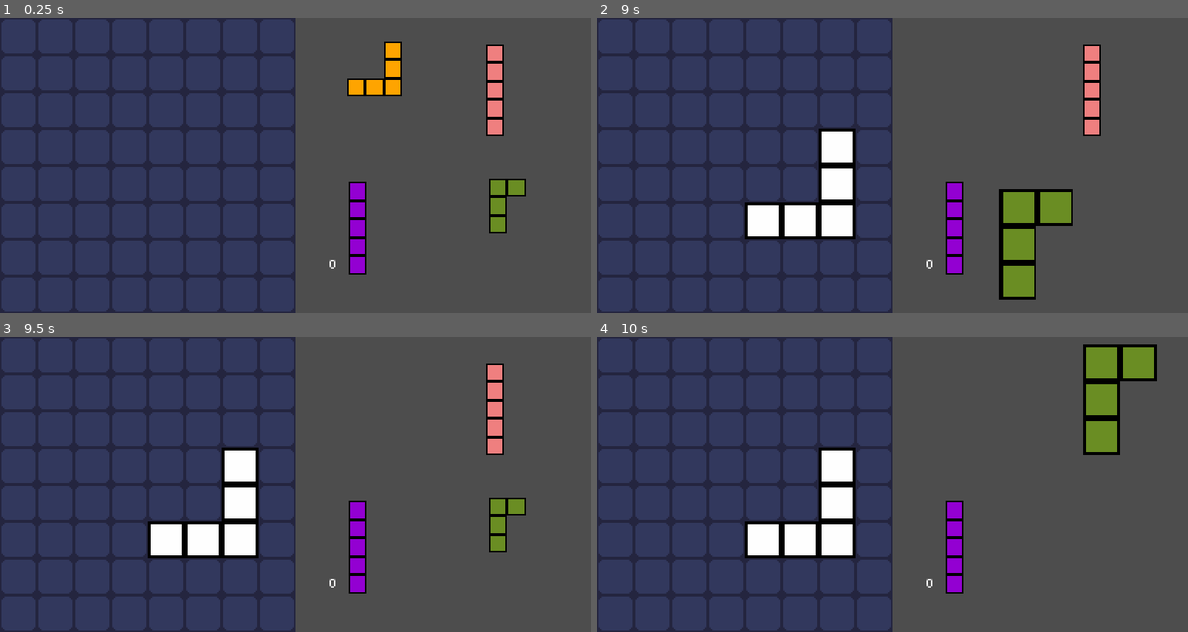
Above: before the commit, frames 1-4 (two rows, left to right).
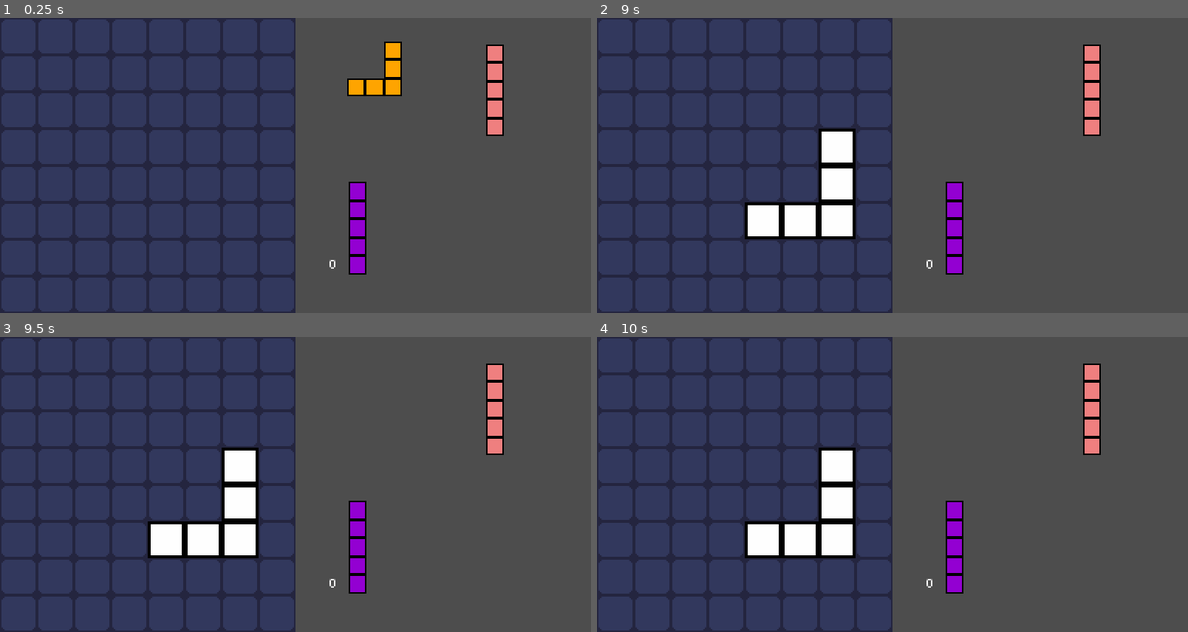
Above: after the commit, the same moments.

Repository: MichalHrbek/brickpop
Game: Godot game, scene res://scenes/main.tscn
The game is run twice, just before and just after one commit, with the same random seed, the same clock (stepped at 60 frames per second) and the same inputs.
Inputs (mouse positions are in pixels of both pictures, inside the frame that each line leads up to):
- Up to frame 1 (0.25 s): no input
- Up to frame 2 (9 s): tap Enter at 0.5, 5.75 s; drag from (951, 88) to (744, 165) at 0.52 s; drag from (1093, 53) to (744, 165) at 1.27 s; move the mouse to (1093, 71) at 2.02 s; click (1093, 71) at 2.17 s; tap Space at 2.75, 8.75 s; drag from (1093, 88) to (762, 221) at 2.77 s; drag from (1093, 109) to (797, 221) at 3.52 s; drag from (1093, 127) to (797, 221) at 4.27 s; move the mouse to (951, 192) at 5.02 s; click (951, 192) at 5.17 s; drag from (951, 209) to (839, 147) at 5.77 s; drag from (951, 227) to (839, 183) at 6.52 s; drag from (951, 248) to (839, 183) at 7.27 s; move the mouse to (951, 265) at 8.02 s; click (951, 265) at 8.17 s; drag from (1093, 186) to (839, 221) at 8.77 s
- Up to frame 3 (9.5 s): no input
- Up to frame 4 (10 s): drag from (1093, 525) to (1093, 372) at 9.52 s

The runs differ from the first frame. In frame 1, 0.8% of the frame differs, in the area x 82-89%, y 54-73%; in frame 2, 3.1%, in the area x 68-81%, y 58-96%; in frame 3, 0.8%; in frame 4, 3.0%.

Commit message:
Algorithm for always giving a playable hand

Diff:
--- a/scenes/main.tscn
+++ b/scenes/main.tscn
@@ -48,7 +48,7 @@
 
 [node name="PieceSpawner" type="Node2D" parent="." node_paths=PackedStringArray("spawn_points", "board")]
 script = ExtResource("3_sugp2")
-spawn_points = [NodePath("Marker2D"), NodePath("Marker2D2"), NodePath("Marker2D3"), NodePath("Marker2D4")]
+spawn_points = [NodePath("Marker2D"), NodePath("Marker2D2"), NodePath("Marker2D3")]
 board = NodePath("../Board")
 shapes = Array[ExtResource("3_vxglm")]([ExtResource("4_2f3dj"), ExtResource("5_yq6so"), ExtResource("6_fv21b"), ExtReso …(515 unchanged characters)…
 
@@ -61,9 +61,6 @@
 [node name="Marker2D3" type="Marker2D" parent="PieceSpawner"]
 position = Vector2(943, 445)
 
-[node name="Marker2D4" type="Marker2D" parent="PieceSpawner"]
-position = Vector2(1324, 435)
-
 [node name="Score" type="Label" parent="."]
 offset_left = 891.0
 offset_top = 643.0
--- a/scripts/board_utils.gd
+++ b/scripts/board_utils.gd
@@ -63,10 +63,37 @@
 
 	while len(shapes_list):
 		var p = randf_range(0,probability_sum)
-		for i in shapes_list: # TODO: binary search
-			p -= i.probability
+		for i in len(shapes_list): # TODO: binary search
+			p -= shapes_list[i].probability
 			if p <= 0:
-				arr.append(i)
+				arr.append(shapes_list[i])
+				shapes_list.remove_at(i)
 				break
+	return arr
 
-	return arr
+static func popcount(x: int) -> int:
+	x = x - ((x >> 1) & 0x5555555555555555)
+	x = (x & 0x3333333333333333) + ((x >> 2) & 0x3333333333333333)
+	x = (x + (x >> 4)) & 0x0F0F0F0F0F0F0F0F
+	x = x + (x >> 8)
+	x = x + (x >> 16)
+	x = x + (x >> 32)
+	return int(x & 0x7F)
+
+static func find_usable_blocks(depth: int, current_depth: int, shapes: Array[int], n_shapes: int, bitfield: int) -> Array[int]:
+	var free = 64-popcount(bitfield)
+	for i in n_shapes:
+		var s = shapes[i+n_shapes*depth]
+		if popcount(s) > free:
+			continue
+		for x in 8:
+			for y in 8:
+				var ss = shift_shape(s, Vector2i(x,y))
+				if ss & bitfield: continue
+				if is_oob(s, Vector2i(x,y)): continue
+				if current_depth == depth-1:
+					return [s]
+				var usable = find_usable_blocks(depth, current_depth+1, shapes, n_shapes, ss & bitfield)
+				usable.append(s)
+				return usable
+	return []
--- a/scripts/piece_spawner.gd
+++ b/scripts/piece_spawner.gd
@@ -1,4 +1,3 @@
-@tool
 extends Node2D
 
 @export var spawn_points: Array[Marker2D] = []
@@ -9,20 +8,10 @@
 
 var pieces: Array[Piece] = []
 
-
 func _ready():
+	for i in shapes:
+		assert(i.probability > 0)
 	spawn_new()
-
-@export_tool_button("Bit") var action = bit
-func bit():
-	print(16<<63)
-	for i in shapes:
-		var bitfield = 0
-		for j in i.shape:
-			bitfield |= (1 << (j.x+j.y*8))
-		i.bitfield = bitfield
-		ResourceSaver.save(i,i.resource_path)
-
 
 func spawn_new():
 	for i in pieces:
@@ -30,12 +19,20 @@
 			i.queue_free()
 	pieces = []
 
-	for i in spawn_points:
+	var random_shapes: Array[int] = []
+	random_shapes.resize(len(shapes)*len(spawn_points))
+
+	for i in len(spawn_points):
+		for j in BoardUtils.random_sort(shapes):
+			random_shapes.append(j.bitfield)
+
+	var usable = BoardUtils.find_usable_blocks(len(spawn_points), 0, random_shapes, len(spawn_points), board.gen_bitfield())
+	for i in len(spawn_points):
 		var piece: Piece = piece_scene.instantiate()
 		piece.shape = BoardUtils.random_shape(shapes).bitfield;
 		piece.modulate = Constants.BRICK_COLORS.pick_random()
 		piece.board = board
-		piece.global_position = i.global_position
+		piece.global_position = spawn_points[i].global_position
 		piece.tree_exited.connect(_on_piece_placed.bind(piece))
 		add_child(piece)
 		pieces.append(piece)
